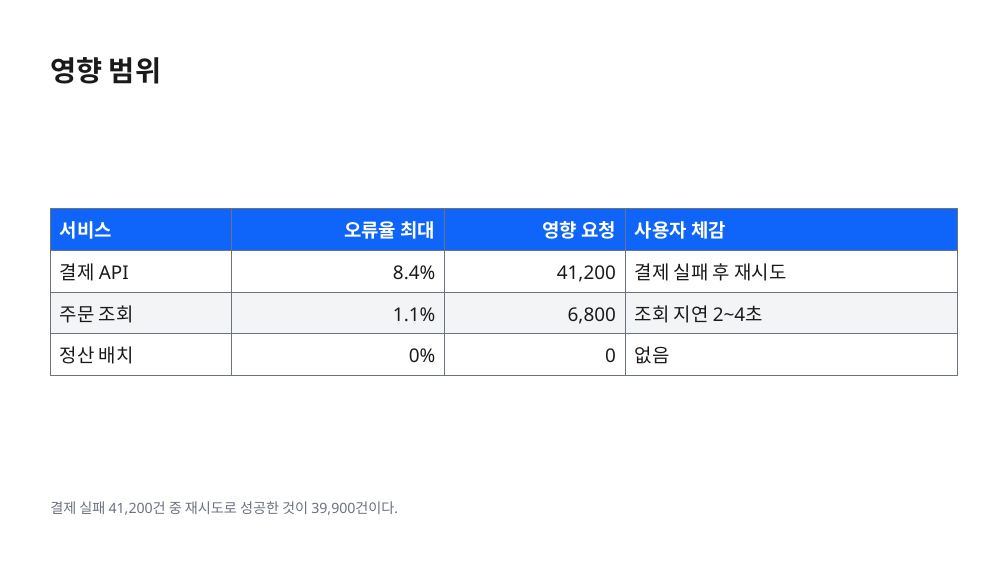
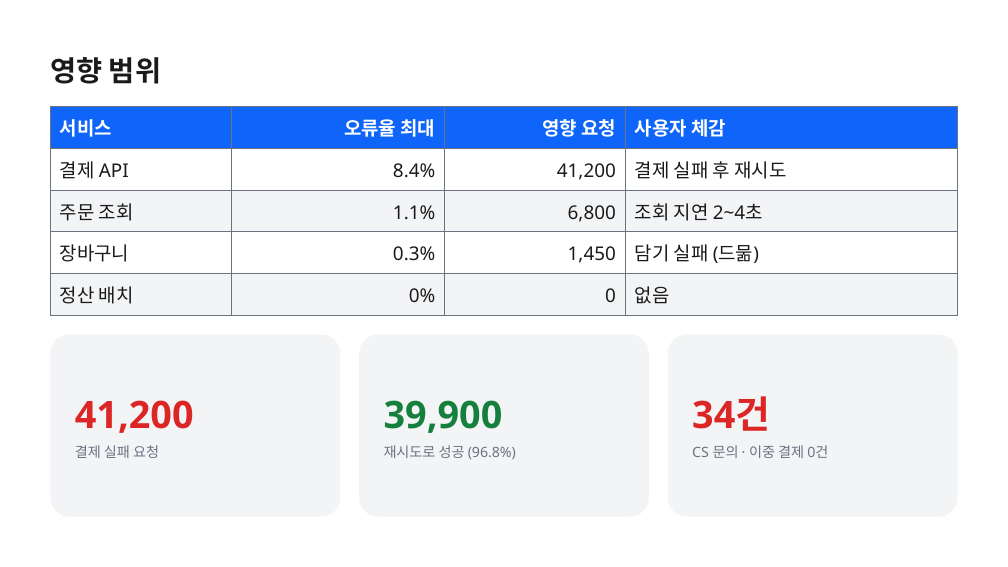
Before and after one commit to k2sebeom/balpyo, a slide deck: slide 4 of examples/showcase/decks/incident-postmortem/inc-2431-장애-회고.pptx. Drawn at 1008x567 pixels with LibreOffice and Linux fonts; fonts in the diff are those of the drawing. Boxes give left, top, right and bottom in pixels: in the first picture for what was removed or moved away, otherwise in the second. Text is boxed around its words. In the diff, an @@ line names an element or a change of style, - is before the commit and + after.

```diff
--- a/examples/showcase/decks/incident-postmortem/inc-2431-장애-회고.pptx
+++ b/examples/showcase/decks/incident-postmortem/inc-2431-장애-회고.pptx
@@ table at <box>51,106,957,315</box> @@
+row 4: 장바구니 | 0.3% | 1,450 | 담기 실패 (드묾)
@@ table: place and size @@
-table at <box>51,208,957,376</box>
+table at <box>51,106,957,315</box>
@@ rounded rectangle added at <box>51,334,340,516</box>, fill #F3F4F6 @@
@@ rounded rectangle added at <box>359,334,649,516</box>, fill #F3F4F6 @@
@@ rounded rectangle added at <box>668,334,957,516</box>, fill #F3F4F6 @@
@@ text added at <box>75,400,194,433</box>, 36 pt, text #DC2626, bold @@
+41,200
@@ text added at <box>384,400,503,433</box>, 36 pt, text #15803D, bold @@
+39,900
@@ text added at <box>692,396,770,431</box>, 36 pt, text #DC2626, bold @@
+34건
@@ text added at <box>75,445,159,458</box>, 13.5 pt, text #6B7280 @@
+결제 실패 요청
@@ text added at <box>384,445,516,459</box>, 13.5 pt, text #6B7280 @@
+재시도로 성공 (96.8%)
@@ text added at <box>692,445,828,458</box>, 13.5 pt, text #6B7280 @@
+CS 문의 · 이중 결제 0건
@@ text removed at <box>50,501,398,515</box> @@
-결제 실패 41,200건 중 재시도로 성공한 것이 39,900건이다.
```
Also in this commit, not shown: 8 other slides changed, 14 other files.
